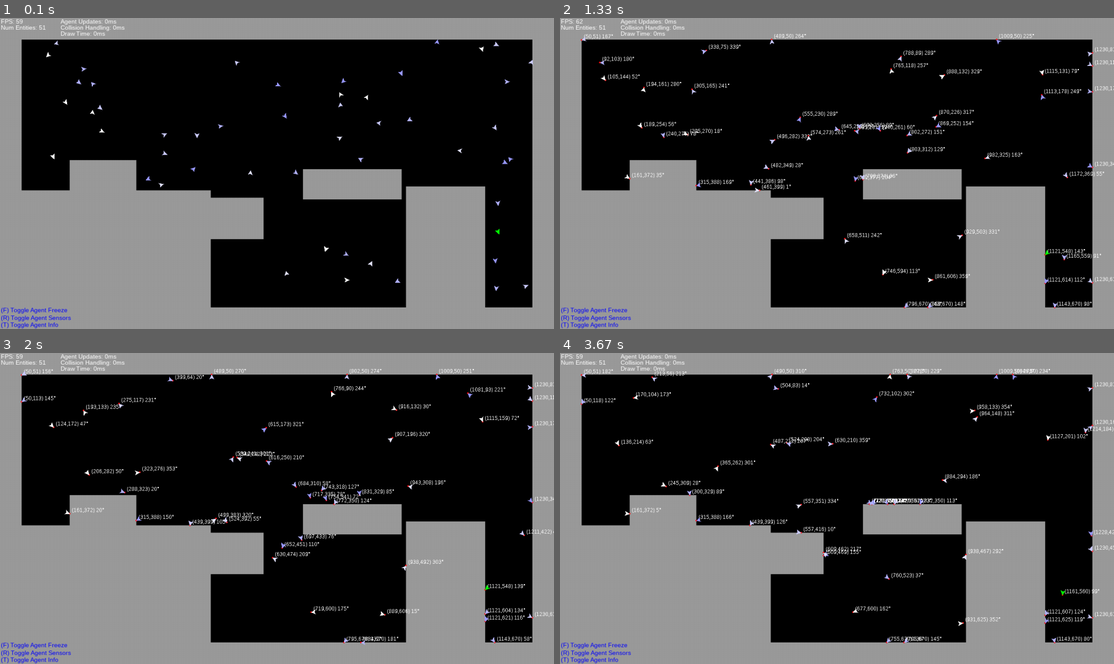
Above: before the commit, frames 1-4 (two rows, left to right).
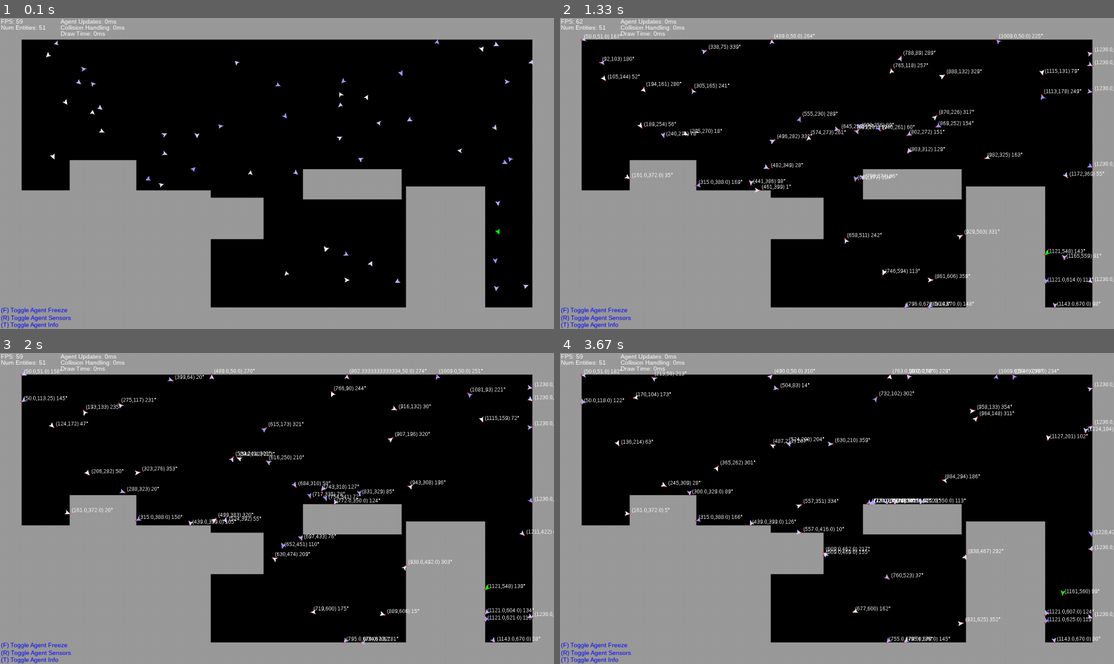
Above: after the commit, the same moments.

Repository: PatrickSinger99/MultiAgentSimulation
Game: pygame game, started from __main__.py
The game is run twice, just before and just after one commit, with the same random seed, the same clock (stepped at 60 frames per second) and the same inputs.
Inputs:
- Up to frame 1 (0.1 s): no input
- Up to frame 2 (1.33 s): hold D 0.33-0.8 s; hold W 0.83-1.13 s; tap F at 0.9, 1.23 s; tap T at 0.98 s; hold D from 1.17 s (still down)
- Up to frame 3 (2 s): tap F at 1.53, 1.73 s; release D at 1.63 s; hold A from 1.67 s (still down)
- Up to frame 4 (3.67 s): tap F at 2.03, 2.3, 2.63, 2.93, 3.07, 3.47 s; release A at 2.2 s; hold S 2.23-2.53 s; tap T at 2.38, 3.55 s; hold A 2.57-2.97 s; hold W 3-3.37 s; hold D from 3.4 s (still down)

Frame 1 is identical in both runs. In frame 2, 0.4% of the frame differs, in the area x 5-100%, y 5-93%; in frame 3, 0.6%; in frame 4, 0.9%.

Commit message:
fixed collision detection bug and 1 sensor bug

Diff:
--- a/src/sim_objects/agent_vision_sensor.py
+++ b/src/sim_objects/agent_vision_sensor.py
@@ -25,9 +25,14 @@
         if self.num_of_rays > 1:
             step_angle_rad = math.radians(self.fov / (self.num_of_rays - 1))
         else:
-            step_angle_rad = -start_angle_rad  # TODO FIX if only one sensor, position is not correct (skewed to side)
+            step_angle_rad = -start_angle_rad
 
         for i in range(self.num_of_rays):
+
+            # Special Case: Only one ray
+            if self.num_of_rays == 1:
+                i = 1
+
             adjacent = math.cos(start_angle_rad + step_angle_rad*i) * self.ray_length  # Ray length = Hypothenuse
             opposite = math.sin(start_angle_rad + step_angle_rad*i) * self.ray_length  # Ray length = Hypothenuse
             pos = (round(adjacent), round(opposite))
--- a/src/simulation.py
+++ b/src/simulation.py
@@ -112,8 +112,8 @@
         # Add player controlled agent
         if player_controlled_agent:
             self.user_controlled_agent = PlayerControlledAgent(self, movement_speed=3, turning_speed=2, color=green,
-                                                               vision_sensors_fov=75, vision_sensors_length=300,
-                                                               num_vision_sensors=100)  # Add more sensors for user agent
+                                                               vision_sensors_fov=70, vision_sensors_length=500,
+                                                               num_vision_sensors=99)  # Add more sensors for user agent
             self.agents.append(self.user_controlled_agent)
 
         # Add agent vision pov surface
@@ -167,7 +167,6 @@
             self.show_agent_camera = True
         else:
             self.show_agent_camera = False
-
 
         # Step agent movements
         timer_start = time.time()
@@ -197,6 +196,7 @@
                 agent.sensor_collision_detection()
 
         self.timer_collision_handling = time.time() - timer_start
+
 
     def display_frame(self, screen, delta_time_last_frame, show_debug_info=True):
         """
@@ -391,4 +391,4 @@
 
 
 if __name__ == '__main__':
-    run_simulation((1280, 720), simulation_fps=60, number_of_agents=50, player_controlled_agent=True)
+    run_simulation((1280, 720), simulation_fps=60, number_of_agents=60, player_controlled_agent=True)
--- a/src/utils.py
+++ b/src/utils.py
@@ -19,6 +19,8 @@
     return math.dist(p, projection)
 
 
+# Old line intersection with 90 degree bug
+"""
 def line_intersection(line1, line2, finite_line=True):
     xdiff = (line1[0][0] - line1[1][0], line2[0][0] - line2[1][0])
     ydiff = (line1[0][1] - line1[1][1], line2[0][1] - line2[1][1])
@@ -48,6 +50,42 @@
             return None
 
     return x, y
+"""
+
+
+def cross_product(v1, v2):
+    return v1[0] * v2[1] - v1[1] * v2[0]
+
+
+# New line intersection: i dont know why this works and why finite line is not needed whyyyyy???????
+def line_intersection(line1, line2):
+    p1, p2, q1, q2 = line1[0], line1[1], line2[0], line2[1]
+
+    r = (p2[0] - p1[0], p2[1] - p1[1])
+    s = (q2[0] - q1[0], q2[1] - q1[1])
+
+    rxs = cross_product(r, s)
+    qp = (q1[0] - p1[0], q1[1] - p1[1])
+    qpxr = cross_product(qp, r)
+
+    # If r x s = 0 and (q - p) x r = 0, lines are collinear
+    if rxs == 0 and qpxr == 0:
+        return None  # Collinear lines do not intersect
+
+    # If r x s = 0 and (q - p) x r != 0, lines are parallel
+    if rxs == 0 and qpxr != 0:
+        return None  # Parallel lines do not intersect
+
+    t = cross_product(qp, s) / rxs
+    u = cross_product(qp, r) / rxs
+
+    # If 0 <= t <= 1 and 0 <= u <= 1, lines intersect
+    if 0 <= t <= 1 and 0 <= u <= 1:
+        # Calculate the intersection point
+        intersection = (p1[0] + t * r[0], p1[1] + t * r[1])
+        return intersection
+
+    return None  # Lines do not intersect
 
 
 def rotate_polygon(polygon, angle):
@@ -71,3 +109,8 @@
 
 def elem_wise_add(list_1, list_2):
     return [x + y for x, y in zip(list_1, list_2)]
+
+
+if __name__ == '__main__':
+    a = line_intersection(((540, 263), (540.9685984979026, -36.721640554948635)), ((300, 200), (700, 200)))
+    print(a)
